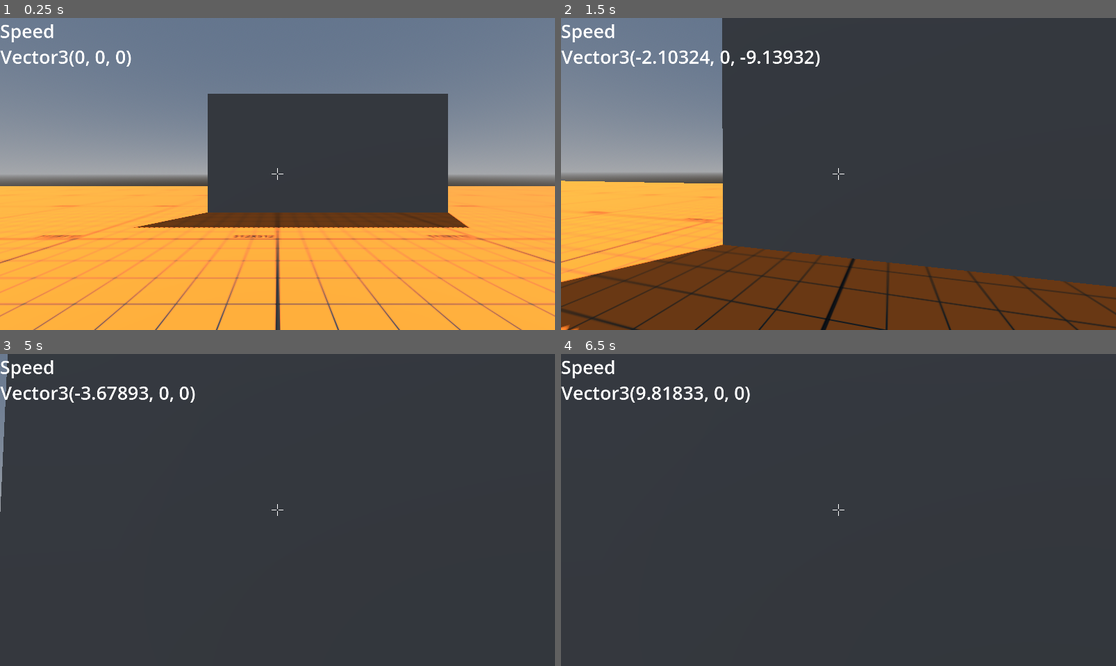
Above: before the commit, frames 1-4 (two rows, left to right).
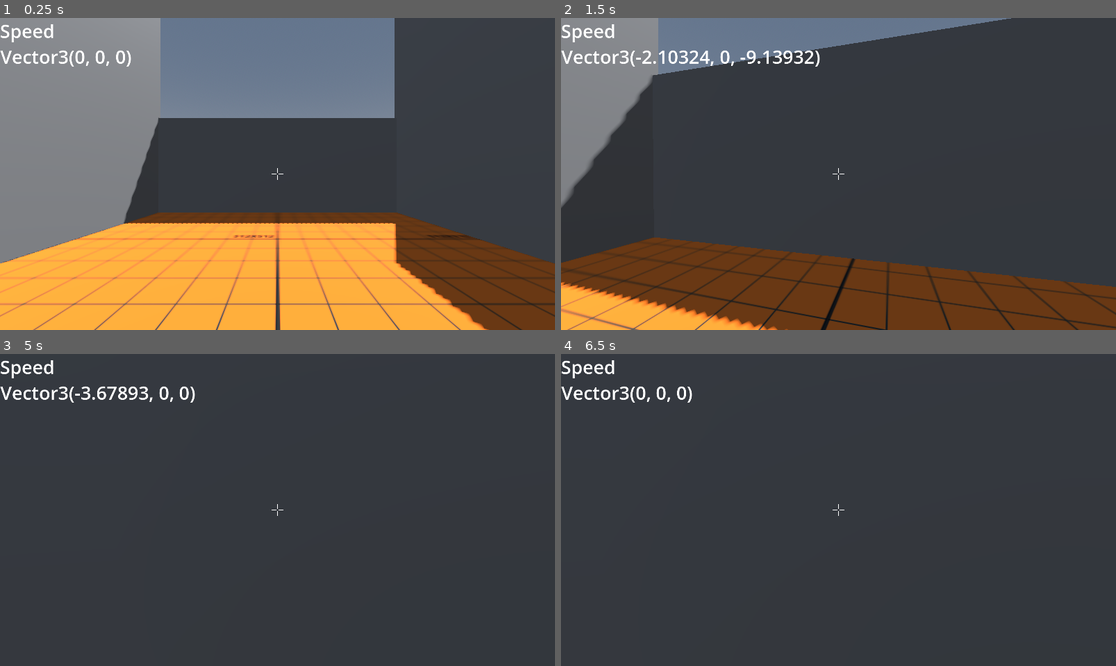
Above: after the commit, the same moments.

Repository: Nyedveg/Hop-Shot
Game: Godot game, scene res://prefabs/levels/Tutorial_level/Level_Tutorial.tscn
Two runs of this game, one before a commit and one after it. Both use one fixed random seed, a clock stepped at 60 frames per second and the inputs below. This scene is started directly instead of the project's main scene.
Inputs (mouse positions are in pixels of both pictures, inside the frame that each line leads up to):
- Up to frame 1 (0.25 s): no input
- Up to frame 2 (1.5 s): tap Enter at 0.5 s; move the mouse to (866, 174) at 0.52 s; hold Ctrl (crouch) 0.53-1.28 s; hold W (move_forward) from 0.53 s (still down); move the mouse to (810, 174) at 1.27 s; click (810, 174) at 1.35 s
- Up to frame 3 (5 s): keep holding W (move_forward); move the mouse to (288, 503) at 2.02 s; tap Q (interact) at 2.1 s; move the mouse to (271, 516) at 2.77 s; tap Shift (sprint) at 2.85 s; move the mouse to (316, 513) at 3.52 s; hold Ctrl (crouch) 3.53-4.28 s; move the mouse to (233, 506) at 4.27 s; click (233, 506) at 4.35 s
- Up to frame 4 (6.5 s): move the mouse to (844, 510) at 5.02 s; tap Q (interact) at 5.1 s; move the mouse to (816, 503) at 5.77 s; release W (move_forward) at 5.78 s; hold D (move_right) from 5.78 s (still down); tap Shift (sprint) at 5.85 s

The runs differ from the first frame. In frame 1, 42% of the frame differs, in the area x 0-100%, y 0-100%; in frame 2, 24%; in frame 3, 0.3%; in frame 4, 0.4%.

Commit message:
Tutorial level modeling, text animation, added new font, changed collision y value cause it jumps too low from the first shot

Diff:
--- a/WEAPONS/weapon.tscn
+++ b/WEAPONS/weapon.tscn
@@ -16,28 +16,6 @@
 [sub_resource type="BoxShape3D" id="BoxShape3D_w4vt8"]
 size = Vector3(0.26, 0.19, 0.56)
 
-[sub_resource type="Animation" id="Animation_pmo64"]
-resource_name = "new_animation"
-length = 1.2
-loop_mode = 1
-tracks/0/type = "value"
-tracks/0/imported = false
-tracks/0/enabled = true
-tracks/0/path = NodePath("RigidBody3D/MeshInstance3D:position")
-tracks/0/interp = 1
-tracks/0/loop_wrap = true
-tracks/0/keys = {
-"times": PackedFloat32Array(0, 0.3, 0.6, 0.9, 1.2),
-"transitions": PackedFloat32Array(1.1487, 1.1487, 1.1487, 1.1487, 1.10957),
-"update": 0,
-"values": [Vector3(0, 1, 0), Vector3(0, 1.3, 0), Vector3(0, 1, 0), Vector3(0, 0.7, 0), Vector3(0, 1, 0)]
-}
-
-[sub_resource type="AnimationLibrary" id="AnimationLibrary_udcy6"]
-_data = {
-"new_animation": SubResource("Animation_pmo64")
-}
-
 [node name="weapon" type="Area3D"]
 collision_layer = 2
 collision_mask = 2
@@ -51,7 +29,7 @@
 collision_mask = 2
 
 [node name="MeshInstance3D" type="MeshInstance3D" parent="RigidBody3D"]
-transform = Transform3D(0.56, 0, 0, 0, 0.56, 0, 0, 0, 0.56, 0, 1, 0)
+transform = Transform3D(0.56, 0, 0, 0, 0.56, 0, 0, 0, 0.56, 0, 0, 0)
 layers = 2
 mesh = SubResource("BoxMesh_cljmk")
 skin = SubResource("Skin_x40cd")
@@ -61,10 +39,4 @@
 [node name="CollisionShape3D2" type="CollisionShape3D" parent="RigidBody3D"]
 shape = SubResource("BoxShape3D_w4vt8")
 
-[node name="AnimationPlayer" type="AnimationPlayer" parent="."]
-libraries = {
-"": SubResource("AnimationLibrary_udcy6")
-}
-autoplay = "new_animation"
-
 [connection signal="body_entered" from="." to="." method="_on_body_entered"]
--- a/prefabs/levels/Tutorial_level/Level_Tutorial.tscn
+++ b/prefabs/levels/Tutorial_level/Level_Tutorial.tscn
@@ -1,10 +1,11 @@
-[gd_scene load_steps=11 format=3 uid="uid://0uh8rnfu5jo3"]
+[gd_scene load_steps=12 format=3 uid="uid://0uh8rnfu5jo3"]
 
 [ext_resource type="Script" path="res://scripts/Main_level_script.gd" id="1_3sc4y"]
 [ext_resource type="Texture2D" uid="uid://b6pxv22bf1sx4" path="res://textures/512X512.png" id="2_cvrlx"]
 [ext_resource type="PackedScene" uid="uid://c2h5wi5d0wwxc" path="res://prefabs/player/Player.tscn" id="3_bwhtu"]
 [ext_resource type="PackedScene" uid="uid://pegiaoi4sodn" path="res://prefabs/death_zone.tscn" id="5_geqjx"]
 [ext_resource type="Script" path="res://scripts/Action_Listener_DEMO.gd" id="6_cr65g"]
+[ext_resource type="FontFile" uid="uid://beoncmyfjl5g4" path="res://FONT/Retro Gaming.ttf" id="6_e77r4"]
 
 [sub_resource type="StandardMaterial3D" id="StandardMaterial3D_xhfb4"]
 albedo_texture = ExtResource("2_cvrlx")
@@ -17,26 +18,26 @@
 [sub_resource type="LabelSettings" id="LabelSettings_pvu24"]
 font_size = 64
 
-[sub_resource type="Animation" id="Animation_2yn7d"]
-resource_name = "text_float"
-length = 1.2
+[sub_resource type="Animation" id="Animation_jlcpy"]
+resource_name = "float"
+length = 0.8
 loop_mode = 1
 tracks/0/type = "value"
 tracks/0/imported = false
 tracks/0/enabled = true
-tracks/0/path = NodePath(".:position")
-tracks/0/interp = 1
+tracks/0/path = NodePath("TextPop:position")
+tracks/0/interp = 2
 tracks/0/loop_wrap = true
 tracks/0/keys = {
-"times": PackedFloat32Array(0, 0.3, 0.6, 0.9, 1.2),
-"transitions": PackedFloat32Array(1.1487, 1.1487, 1.1487, 1.1487, 1.1487),
+"times": PackedFloat32Array(0, 0.4, 0.8),
+"transitions": PackedFloat32Array(1, 1, 1),
 "update": 0,
-"values": [Vector3(0, 1.5, 0), Vector3(0, 1.8, 0), Vector3(0, 1.5, 0), Vector3(0, 1.2, 0), Vector3(0, 1.5, 0)]
+"values": [Vector3(0, 1.3, -5), Vector3(0, 1.6, -5), Vector3(0, 1.3, -5)]
 }
 
-[sub_resource type="AnimationLibrary" id="AnimationLibrary_32hg7"]
+[sub_resource type="AnimationLibrary" id="AnimationLibrary_i2dle"]
 _data = {
-"text_float": SubResource("Animation_2yn7d")
+"float": SubResource("Animation_jlcpy")
 }
 
 [node name="Level_template" type="Node3D"]
@@ -79,23 +80,36 @@
 [node name="spawn_weapon" type="Node3D" parent="."]
 
 [node name="CSGBox3D2" type="CSGBox3D" parent="."]
-transform = Transform3D(10, 0, 0, 0, 5, 0, 0, 0, 0.1, 2.099, 2.5, -8.514)
+transform = Transform3D(10, 0, 0, 0, 5, 0, 0, 0, 0.1, 0, 1.5, -8.514)
+use_collision = true
+collision_layer = 6
+collision_mask = 6
+
+[node name="CSGBox3D3" type="CSGBox3D" parent="."]
+transform = Transform3D(-6.55671e-07, 0, 0.1, 0, 10, 0, -15, 0, -4.37114e-09, -5, 5, -1.1)
+use_collision = true
+collision_layer = 6
+collision_mask = 6
+
+[node name="CSGBox3D4" type="CSGBox3D" parent="."]
+transform = Transform3D(-6.55671e-07, 0, 0.1, 0, 10, 0, -15, 0, -4.37114e-09, 5, 5, -1.1)
 use_collision = true
 collision_layer = 6
 collision_mask = 6
 
 [node name="TextPop" type="Label3D" parent="."]
-transform = Transform3D(0.9984, 0, 0.0565534, 0, 1, 0, -0.0565534, 0, 0.9984, 0, 1.5, 0)
+transform = Transform3D(1, 0, 0, 0, 1, 0, 0, 0, 1, 0, 1.3, -5)
 billboard = 1
 outline_modulate = Color(1, 0, 0, 1)
-text = "PPPPPPP"
+text = "PICK ME UP"
+font = ExtResource("6_e77r4")
 font_size = 70
 
-[node name="AnimationPlayer" type="AnimationPlayer" parent="TextPop"]
+[node name="Floating_animation" type="AnimationPlayer" parent="."]
 libraries = {
-"": SubResource("AnimationLibrary_32hg7")
+"": SubResource("AnimationLibrary_i2dle")
 }
-autoplay = "text_float"
+autoplay = "float"
 
 [connection signal="player_shot_fired" from="Player" to="." method="_on_player_player_shot_fired"]
 [connection signal="body_entered" from="Death_Zone" to="." method="_on_death_zone_body_entered"]
--- a/scripts/Action_Listener_DEMO.gd
+++ b/scripts/Action_Listener_DEMO.gd
@@ -6,24 +6,20 @@
 var all_pressed = false
 @onready var text_pop = $"../TextPop"
 @onready var spawn_in = $"../spawn_weapon"
-@onready var text_animation = $"../TextPop/AnimationPlayer"
+#@onready var text_animation = $"../TextPop/AnimationPlayer"
+#@onready var weapon_animation = load("../spawn_weapon/AnimationPlayer").instance()
 var weapons = preload("res://weapons/weapon.tscn")
-var weapon_spawn_position = Vector3(0,0.8,-5)
+var weapon_spawn_position = Vector3(0,1,-5)
 
 func spawn_weapon():
 	var weapon = weapons.instantiate()
+	spawn_in.add_child(weapon)
 	weapon.position = weapon_spawn_position
-	spawn_in.add_child(weapon)
-		# Calculate the position for text_pop
-	var text_offset = weapon_spawn_position  # Adjust this offset as needed
-	text_pop.global_transform.origin = weapon_spawn_position #+ Vector3(0,0.7,0)
-
+	print("weapon pos: ",weapon.position)
 
 
 	# Add text_pop as a child of spawn_in to make it relative to it
-	spawn_in.add_child(text_pop)
-
-
+	text_pop.position = weapon_spawn_position
 
 # Called when the node enters the scene tree for the first time.
 func _ready():
@@ -49,6 +45,4 @@
 	if pressedS&&pressedW&&pressedD&&pressedA&&!all_pressed:
 		all_pressed = true
 		text_pop.visible = true
-		text_animation.play("text_float")
 		spawn_weapon()
-		print("spawn_in position:", text_pop.position)
--- a/scripts/bullet_collider_script.gd
+++ b/scripts/bullet_collider_script.gd
@@ -2,7 +2,7 @@
 
 @export var x_speed = 10
 @export var z_speed = 10
-@export var y_speed = 17
+@export var y_speed = 20
 
 @onready var timer = $Timer
 
Binary file added: FONT/Retro Gaming.ttf
Not shown, added: FONT/Retro Gaming.ttf.import
Not shown: 1 places in WEAPONS/weapon.tscn that only renumber resources
